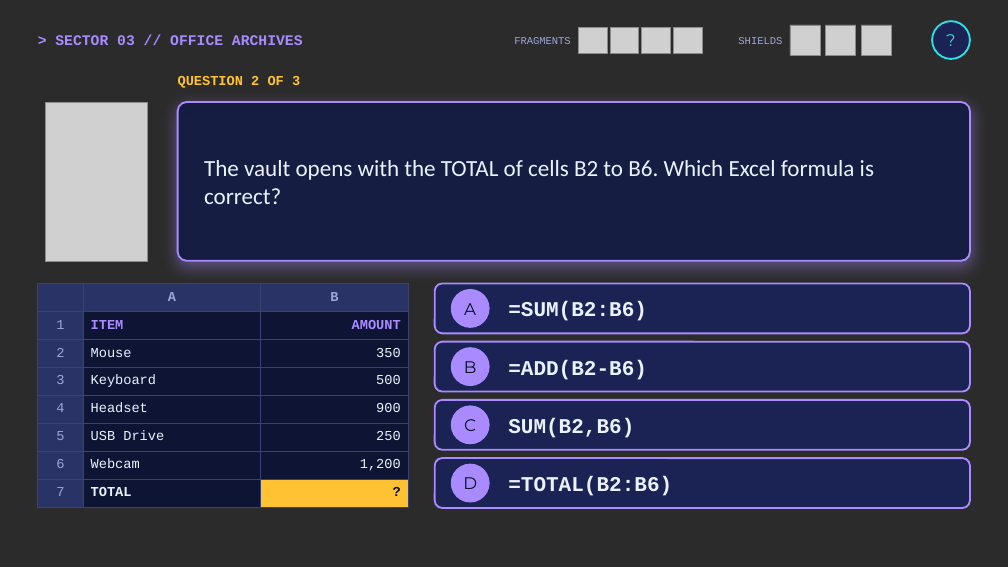
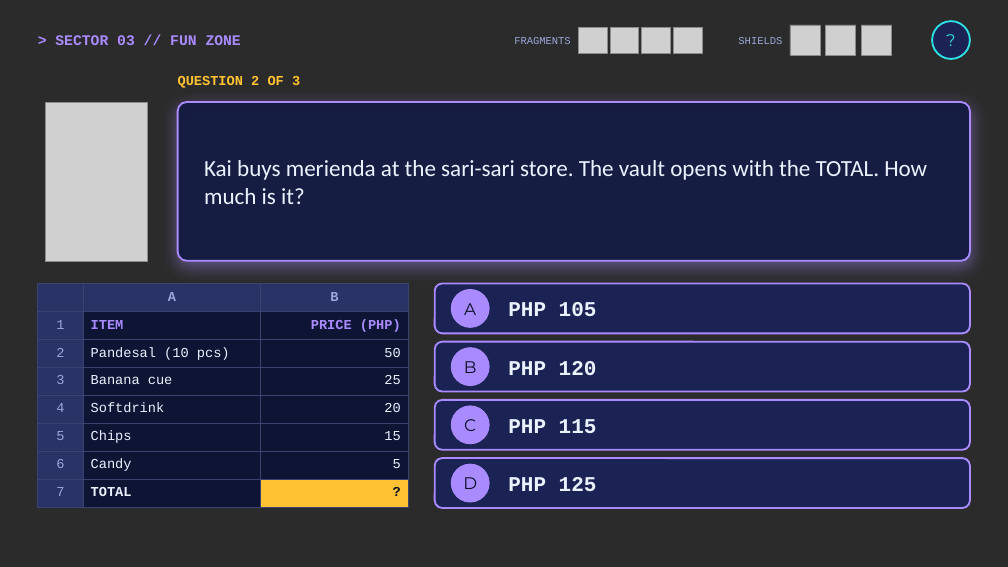
Before and after one commit to ashton212123/ashton212123, a slide deck: slide 72 of gamecraft-ctrl-escape/CTRL-ESCAPE_Game.pptx. Drawn at 1008x567 pixels with LibreOffice and Linux fonts; fonts in the diff are those of the drawing; grey boxes stand for pictures; background and template pictures are left out; a plain dark background stands for a picture behind light text. Boxes give left, top, right and bottom in pixels: in the first picture for what was removed or moved away, otherwise in the second. Text is boxed around its words. In the diff, an @@ line names an element or a change of style, - is before the commit and + after.

```diff
--- a/gamecraft-ctrl-escape/CTRL-ESCAPE_Game.pptx
+++ b/gamecraft-ctrl-escape/CTRL-ESCAPE_Game.pptx
@@ text at <box>55,35,241,45</box>: text changed @@
-> SECTOR 03 // OFFICE ARCHIVES
+> SECTOR 03 // FUN ZONE
@@ text at <box>204,160,927,204</box>: text changed @@
-The vault opens with the TOTAL of cells B2 to B6. Which Excel formula is correct?
+Kai buys merienda at the sari-sari store. The vault opens with the TOTAL. How much is it?
@@ table at <box>38,284,408,500</box> @@
-row 2, column 3: AMOUNT
+row 2, column 3: PRICE (PHP)
-row 3, column 2: Mouse
+row 3, column 2: Pandesal (10 pcs)
-row 3, column 3: 350
+row 3, column 3: 50
-row 4, column 2: Keyboard
+row 4, column 2: Banana cue
-row 4, column 3: 500
+row 4, column 3: 25
-row 5, column 2: Headset
+row 5, column 2: Softdrink
-row 5, column 3: 900
+row 5, column 3: 20
-row 6, column 2: USB Drive
+row 6, column 2: Chips
-row 6, column 3: 250
+row 6, column 3: 15
-row 7, column 2: Webcam
+row 7, column 2: Candy
-row 7, column 3: 1,200
+row 7, column 3: 5
@@ text in rounded rectangle at <box>508,302,597,316</box>: text changed @@
-=SUM(B2:B6)
+PHP 105
@@ text in rounded rectangle at <box>508,361,597,375</box>: text changed @@
-=ADD(B2-B6)
+PHP 120
@@ text in rounded rectangle at <box>508,419,597,433</box>: text changed @@
-SUM(B2,B6)
+PHP 115
@@ text in rounded rectangle at <box>508,477,597,491</box>: text changed @@
-=TOTAL(B2:B6)
+PHP 125
```
Also in this commit, not shown: 111 other slides changed, 6 slides added, 6 slides removed, 6 other files.
